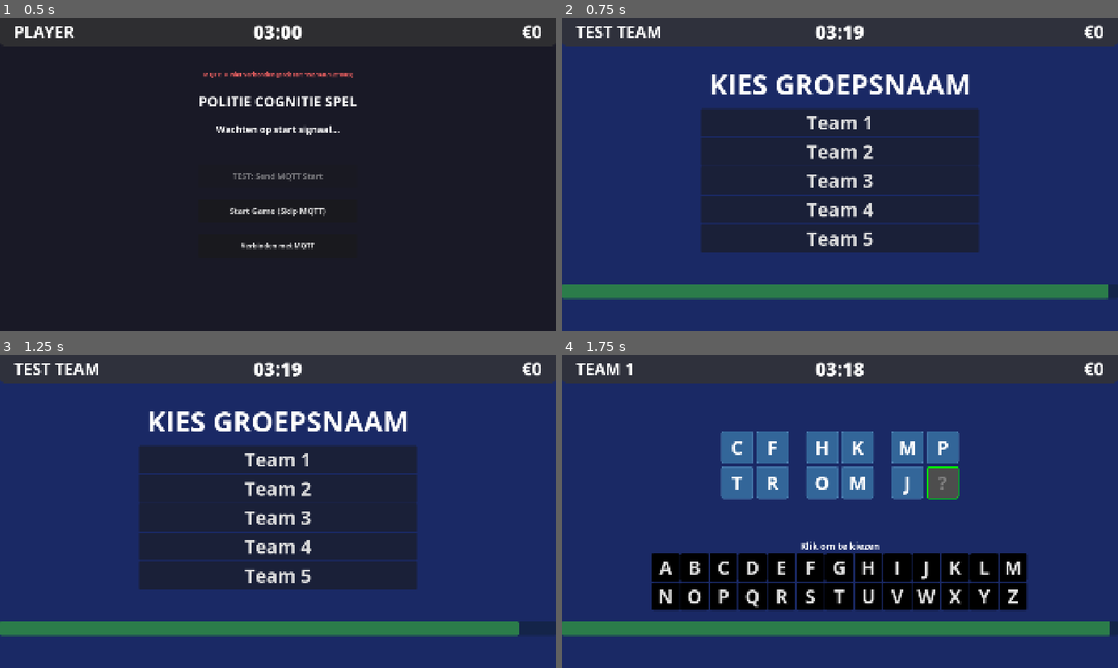
Above: before the commit, frames 1-4 (two rows, left to right).
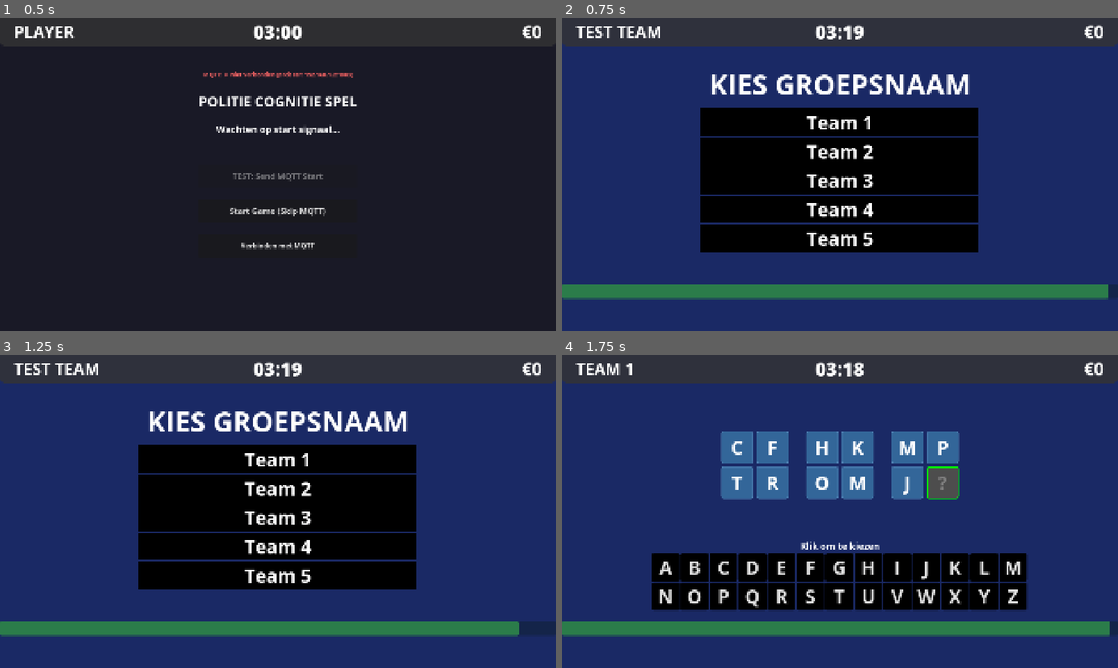
Above: after the commit, the same moments.

Repository: EscaperoomDesigner/erd-politie-station-a
Game: Godot game, scene res://main.tscn
The game is run twice, just before and just after one commit, with the same random seed, the same clock (stepped at 60 frames per second) and the same inputs.
Inputs:
- Up to frame 1 (0.5 s): no input
- Up to frame 2 (0.75 s): click "Start Game (Skip MQTT)" at 0.5 s
- Up to frame 3 (1.25 s): no input
- Up to frame 4 (1.75 s): click "Team 1" at 1.25 s

Frame 1 is identical in both runs. In frame 2, 22% of the frame differs, in the area x 24-75%, y 28-75%; in frame 3, 22%; in frame 4, nothing differs.

Commit message:
polished buttons for team names

Diff:
--- /dev/null
+++ b/scenes/name_button.tscn
@@ -0,0 +1,11 @@
+[gd_scene load_steps=3 format=3 uid="uid://cyvr3qp5drfte"]
+
+[ext_resource type="Theme" uid="uid://c21uk7nolmdu6" path="res://assets/keyboard_button.tres" id="1_42fn0"]
+
+[sub_resource type="StyleBoxFlat" id="StyleBoxFlat_k3cu1"]
+bg_color = Color(0, 0, 0, 1)
+
+[node name="NameButton" type="Button"]
+theme = ExtResource("1_42fn0")
+theme_override_colors/font_color = Color(1, 1, 1, 1)
+theme_override_styles/normal = SubResource("StyleBoxFlat_k3cu1")
--- a/scenes/name_buttons.gd
+++ b/scenes/name_buttons.gd
@@ -3,6 +3,9 @@
 # Name Buttons Component - Displays name selection buttons from MQTT name suggestions
 
 signal name_selected(selected_name: String)
+
+# Preload the button scene
+const NameButtonScene = preload("res://scenes/name_button.tscn")
 
 # Button appearance settings - easily adjustable
 @export var button_min_width: float = 0.0
@@ -38,12 +41,13 @@
 	for child in get_children():
 		child.queue_free()
 
-	# Create new buttons
+	# Create new buttons from scene
 	for name in generated_names:
-		var button = Button.new()
+		var button = NameButtonScene.instantiate()
 		button.text = name
 		button.custom_minimum_size = Vector2(button_min_width, button_min_height)
 		button.add_theme_font_size_override("font_size", button_font_size)
+		button.focus_mode = Control.FOCUS_NONE  # Disable focus
 		button.pressed.connect(_on_button_pressed.bind(name))
 		add_child(button)
 
